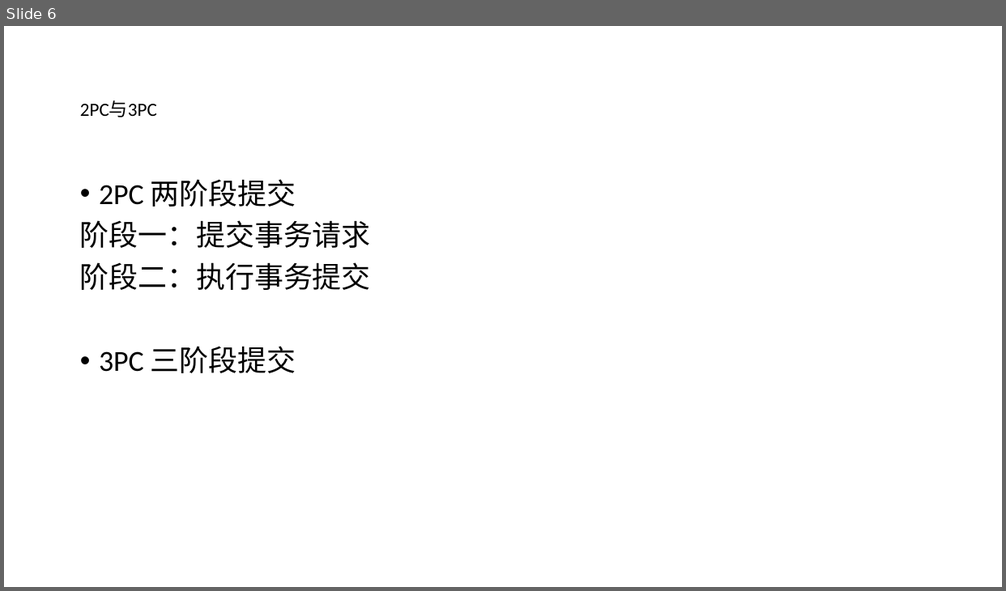
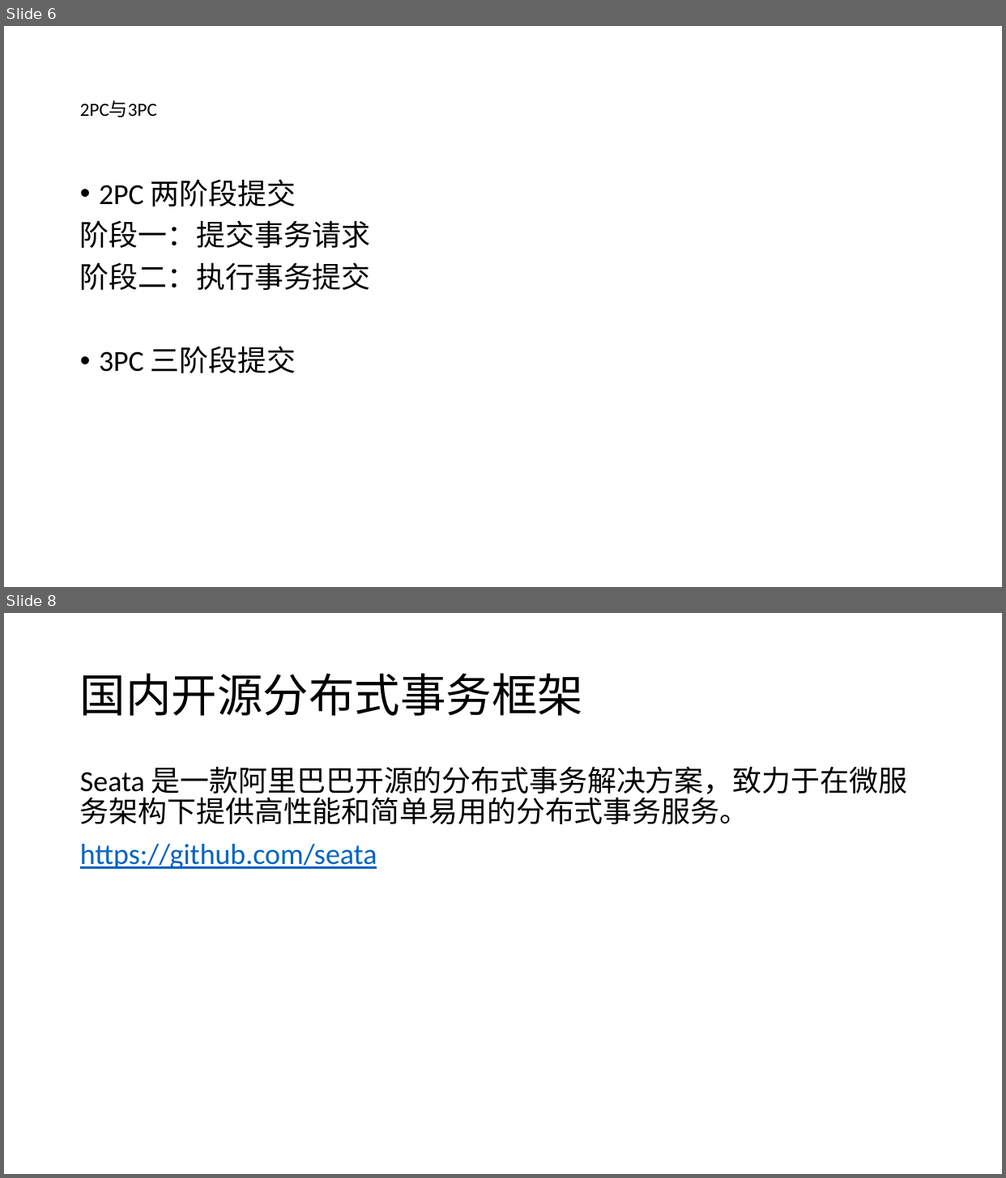
Before and after one commit to jee4a/doc, a slide deck: 分布式事务专题.pptx. Shown one above the other, each under a label of ours: slide 6 before the commit, slides 6 and 8 after it; the slides between them are not shown. The pictures are 1006x591 and 1006x1178 pixels, drawn with LibreOffice and Linux fonts; fonts in the diff are those of the drawing. Boxes give left, top, right and bottom in pixels: in the first picture for what was removed or moved away, otherwise in the second. Text is boxed around its words. In the diff, an @@ line names an element or a change of style, - is before the commit and + after.

```diff
--- a/分布式事务专题.pptx
+++ b/分布式事务专题.pptx
@@ slide 8 added at (x1=4, y1=613, x2=1002, y2=1174), background #FFFFFF @@
@@ title added at (x1=80, y1=673, x2=583, y2=716), 44 pt, text #000000 @@
+国内开源分布式事务框架
@@ text added at (x1=80, y1=766, x2=907, y2=869), 28 pt, text #000000 @@
+Seata 是一款阿里巴巴开源的分布式事务解决方案，致力于在微服务架构下提供高性能和简单易用的分布式事务服务。
+https://github.com/seata
```
Also in this commit, not shown: 1 slide changed.
